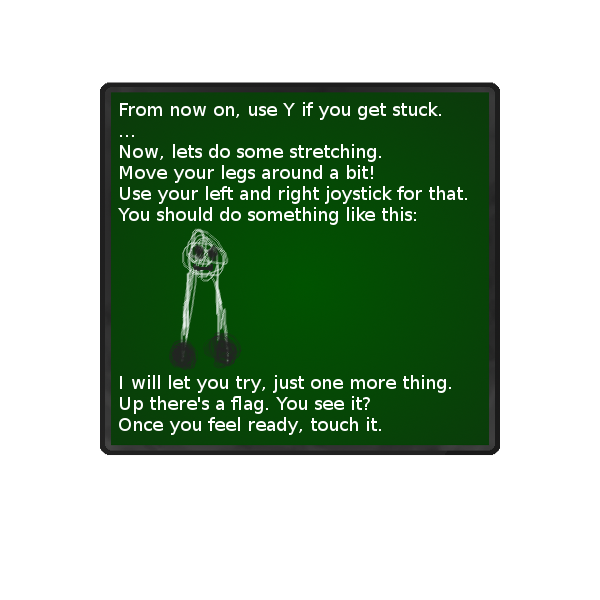
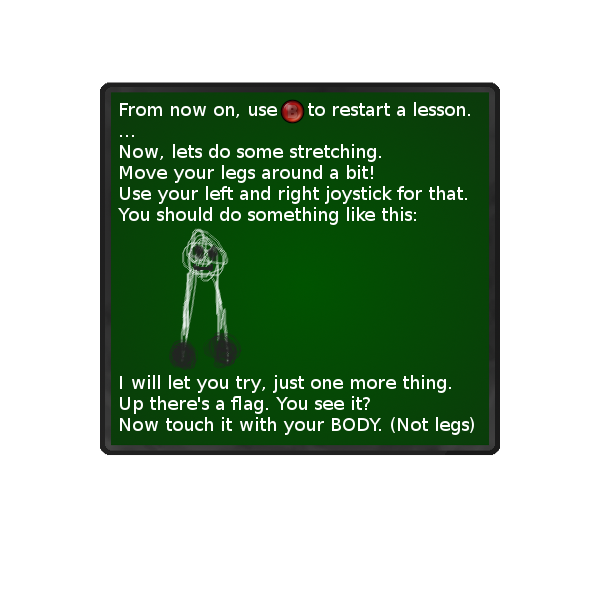
Revision of a layered w=600, h=600 image; what changed, layer by layer:
added layer "xboxControllerButtonB.tga" above "From now on, use to restar..." over [280, 99, 305, 124]
renamed "From now on, use Y if you get ..." to "From now on, use to restar...", painted on it over [119, 102, 474, 435]
